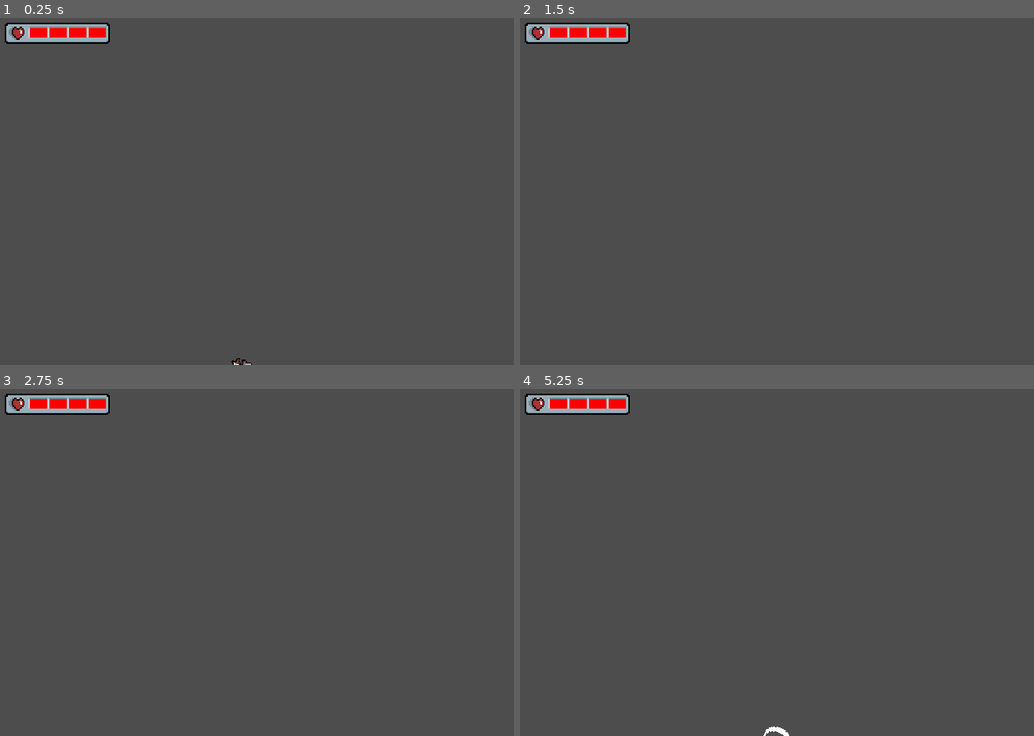
Above: before the commit, frames 1-4 (two rows, left to right).
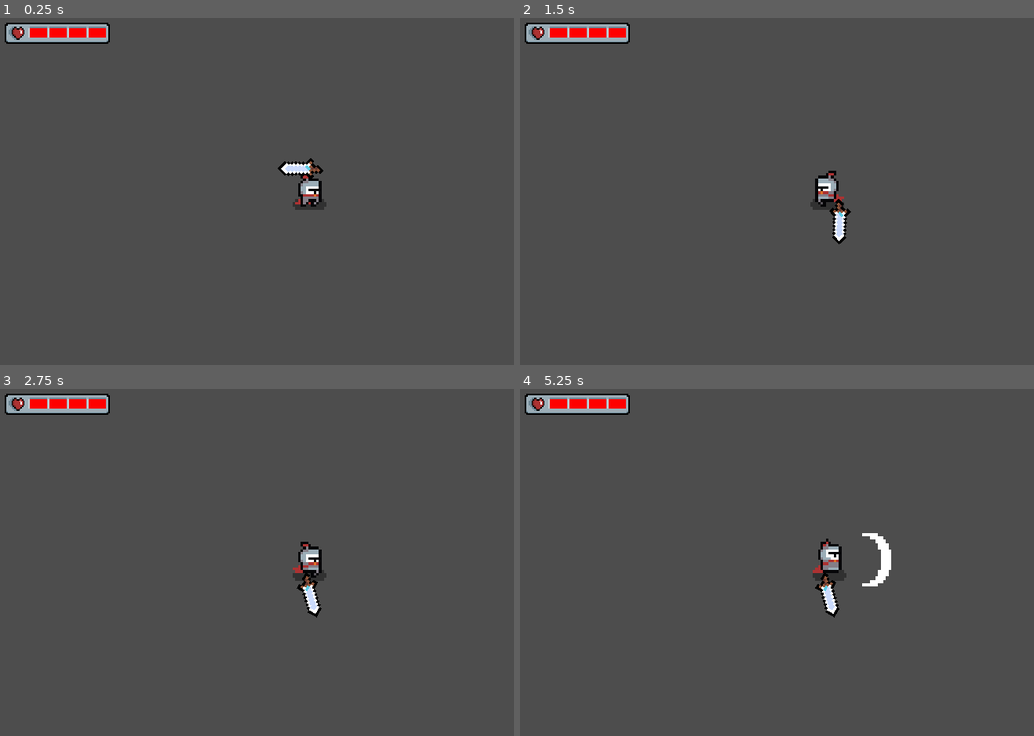
Above: after the commit, the same moments.

Repository: JNneko-S/Godot-RougelikeProject
Game: Godot game, scene res://game.tscn
Two runs of this game, one before a commit and one after it. Both use one fixed random seed, a clock stepped at 60 frames per second and the inputs below.
Inputs (mouse positions are in pixels of both pictures, inside the frame that each line leads up to):
- Up to frame 1 (0.25 s): no input
- Up to frame 2 (1.5 s): move the mouse to (967, 170) at 0.52 s; hold D (UI_Right) 0.53-1.28 s; click (967, 170) at 0.6 s; move the mouse to (705, 205) at 1.27 s; hold S (UI_Back) from 1.28 s (still down); click (705, 205) at 1.35 s
- Up to frame 3 (2.75 s): move the mouse to (370, 482) at 2.02 s; release S (UI_Back) at 2.03 s; hold D (UI_Right) from 2.03 s (still down); click (370, 482) at 2.1 s
- Up to frame 4 (5.25 s): move the mouse to (797, 631) at 2.77 s; release D (UI_Right) at 2.78 s; hold W (UI_Up) 2.78-3.53 s; click (797, 631) at 2.85 s; move the mouse to (1018, 611) at 3.52 s; hold A (UI_Left) 3.53-5.03 s; click (1018, 611) at 3.6 s; move the mouse to (638, 506) at 4.27 s; click (638, 506) at 4.35 s; move the mouse to (859, 559) at 5.02 s; hold S (UI_Back) from 5.03 s (still down); click (859, 559) at 5.1 s

The runs differ from the first frame. In frame 1, 0.8% of the frame differs, in the area x 45-64%, y 40-100%; in frame 2, 0.8%; in frame 3, 0.8%; in frame 4, 1.2%, in the area x 47-73%, y 41-100%.

Commit message:
pt8 error

Diff:
--- a/Rougelike_Project/Enemies/Enemy.gd
+++ b/Rougelike_Project/Enemies/Enemy.gd
@@ -5,7 +5,10 @@
 
 @onready var Path_timer : Timer = get_node("PathTimer")
 @onready var player : CharacterBody2D = get_tree().current_scene.get_node("Player")
-@onready var Navi_agent : NavigationAgent2D = get_parent().get_node("NavigationAgent2D")
+@onready var Navi_agent : NavigationAgent2D =get_node("NavigationAgent2D")
+
+func _ready() -> void:
+	var __ = connect("tree_exited", Callable(get_parent(), "_on_enemy_killed"))
 
 func chase() -> void:
 	if not Navi_agent.is_target_reached():
--- a/Rougelike_Project/Enemies/Flying_creature.tscn
+++ b/Rougelike_Project/Enemies/Flying_creature.tscn
@@ -279,6 +279,7 @@
 [node name="FlyingCreature" instance=ExtResource("1_yocom")]
 texture_filter = 1
 script = ExtResource("2_i12vf")
+accerelation = 5
 
 [node name="FiniteStateMachine" parent="." index="0"]
 script = ExtResource("3_n3eyt")
@@ -306,4 +307,4 @@
 }
 
 [node name="PathTimer" parent="." index="5"]
-wait_time = 0.2
+wait_time = 1.0
--- a/Rougelike_Project/Enemies/spawn_explosion.tscn
+++ b/Rougelike_Project/Enemies/spawn_explosion.tscn
@@ -34,7 +34,7 @@
 "duration": 1.0,
 "texture": SubResource("AtlasTexture_b6qyt")
 }],
-"loop": true,
+"loop": false,
 "name": &"default",
 "speed": 5.0
 }]
--- a/Rougelike_Project/Player/player.tscn
+++ b/Rougelike_Project/Player/player.tscn
@@ -516,3 +516,7 @@
 libraries = {
 "": SubResource("AnimationLibrary_apb47")
 }
+
+[node name="Camera2D" type="Camera2D" parent="." index="5"]
+ignore_rotation = false
+zoom = Vector2(2, 2)
--- a/Rougelike_Project/Rooms/Room.tscn
+++ b/Rougelike_Project/Rooms/Room.tscn
@@ -1,9 +1,7 @@
-[gd_scene load_steps=26 format=3 uid="uid://wlxa345n3fp8"]
-
+[gd_scene load_steps=28 format=3 uid="uid://wlxa345n3fp8"]
+
+[ext_resource type="Script" path="res://Rooms/Room.gd" id="1_0yd2a"]
 [ext_resource type="Texture2D" uid="uid://6si0eq5hktew" path="res://Arts/full tilemap.png" id="1_hfemv"]
-
-[sub_resource type="NavigationPolygon" id="NavigationPolygon_nlnhm"]
-source_geometry_group_name = &"navigation_polygon_source_group"
 
 [sub_resource type="NavigationPolygon" id="NavigationPolygon_2bn1v"]
 vertices = PackedVector2Array(8, 2, -8, 2, -8, -8, 8, -8)
@@ -363,19 +361,195 @@
 navigation_layer_0/layers = 1
 sources/0 = SubResource("TileSetAtlasSource_6jtp1")
 
+[sub_resource type="TileSetAtlasSource" id="TileSetAtlasSource_4x5tk"]
+texture = ExtResource("1_hfemv")
+0:0/0 = 0
+0:0/0/physics_layer_0/linear_velocity = Vector2(0, 0)
+0:0/0/physics_layer_0/angular_velocity = 0.0
+1:0/0 = 0
+1:0/0/physics_layer_0/linear_velocity = Vector2(0, 0)
+1:0/0/physics_layer_0/angular_velocity = 0.0
+2:0/0 = 0
+2:0/0/physics_layer_0/linear_velocity = Vector2(0, 0)
+2:0/0/physics_layer_0/angular_velocity = 0.0
+2:0/0/physics_layer_0/polygon_0/points = PackedVector2Array(-8, -8, -8, 8, 8, 8, 8, -8)
+3:0/0 = 0
+3:0/0/physics_layer_0/linear_velocity = Vector2(0, 0)
+3:0/0/physics_layer_0/angular_velocity = 0.0
+4:0/0 = 0
+4:0/0/physics_layer_0/linear_velocity = Vector2(0, 0)
+4:0/0/physics_layer_0/angular_velocity = 0.0
+5:0/0 = 0
+5:0/0/physics_layer_0/linear_velocity = Vector2(0, 0)
+5:0/0/physics_layer_0/angular_velocity = 0.0
+6:0/0 = 0
+6:0/0/physics_layer_0/linear_velocity = Vector2(0, 0)
+6:0/0/physics_layer_0/angular_velocity = 0.0
+7:0/0 = 0
+7:0/0/physics_layer_0/linear_velocity = Vector2(0, 0)
+7:0/0/physics_layer_0/angular_velocity = 0.0
+8:0/0 = 0
+8:0/0/physics_layer_0/linear_velocity = Vector2(0, 0)
+8:0/0/physics_layer_0/angular_velocity = 0.0
+0:1/0 = 0
+0:1/0/physics_layer_0/linear_velocity = Vector2(0, 0)
+0:1/0/physics_layer_0/angular_velocity = 0.0
+0:1/0/physics_layer_0/polygon_0/points = PackedVector2Array(-8, -8, -8, 8, 8, 8, 8, -8)
+1:1/0 = 0
+1:1/0/physics_layer_0/linear_velocity = Vector2(0, 0)
+1:1/0/physics_layer_0/angular_velocity = 0.0
+1:1/0/physics_layer_0/polygon_0/points = PackedVector2Array(-8, -8, -8, 8, 8, 8, 8, -8)
+2:1/0 = 0
+2:1/0/physics_layer_0/linear_velocity = Vector2(0, 0)
+2:1/0/physics_layer_0/angular_velocity = 0.0
+3:1/0 = 0
+3:1/0/physics_layer_0/linear_velocity = Vector2(0, 0)
+3:1/0/physics_layer_0/angular_velocity = 0.0
+4:1/0 = 0
+4:1/0/physics_layer_0/linear_velocity = Vector2(0, 0)
+4:1/0/physics_layer_0/angular_velocity = 0.0
+5:1/0 = 0
+5:1/0/physics_layer_0/linear_velocity = Vector2(0, 0)
+5:1/0/physics_layer_0/angular_velocity = 0.0
+5:1/0/physics_layer_0/polygon_0/points = PackedVector2Array(8, -8, -8, -8, -8, 8, 8, 8)
+6:1/0 = 0
+6:1/0/physics_layer_0/linear_velocity = Vector2(0, 0)
+6:1/0/physics_layer_0/angular_velocity = 0.0
+7:1/0 = 0
+7:1/0/physics_layer_0/linear_velocity = Vector2(0, 0)
+7:1/0/physics_layer_0/angular_velocity = 0.0
+8:1/0 = 0
+8:1/0/physics_layer_0/linear_velocity = Vector2(0, 0)
+8:1/0/physics_layer_0/angular_velocity = 0.0
+0:2/0 = 0
+0:2/0/physics_layer_0/linear_velocity = Vector2(0, 0)
+0:2/0/physics_layer_0/angular_velocity = 0.0
+1:2/0 = 0
+1:2/0/physics_layer_0/linear_velocity = Vector2(0, 0)
+1:2/0/physics_layer_0/angular_velocity = 0.0
+2:2/0 = 0
+2:2/0/physics_layer_0/linear_velocity = Vector2(0, 0)
+2:2/0/physics_layer_0/angular_velocity = 0.0
+3:2/0 = 0
+3:2/0/physics_layer_0/linear_velocity = Vector2(0, 0)
+3:2/0/physics_layer_0/angular_velocity = 0.0
+4:2/0 = 0
+4:2/0/physics_layer_0/linear_velocity = Vector2(0, 0)
+4:2/0/physics_layer_0/angular_velocity = 0.0
+5:2/0 = 0
+5:2/0/physics_layer_0/linear_velocity = Vector2(0, 0)
+5:2/0/physics_layer_0/angular_velocity = 0.0
+6:2/0 = 0
+6:2/0/physics_layer_0/linear_velocity = Vector2(0, 0)
+6:2/0/physics_layer_0/angular_velocity = 0.0
+8:2/0 = 0
+8:2/0/physics_layer_0/linear_velocity = Vector2(0, 0)
+8:2/0/physics_layer_0/angular_velocity = 0.0
+0:3/0 = 0
+0:3/0/physics_layer_0/linear_velocity = Vector2(0, 0)
+0:3/0/physics_layer_0/angular_velocity = 0.0
+1:3/0 = 0
+1:3/0/physics_layer_0/linear_velocity = Vector2(0, 0)
+1:3/0/physics_layer_0/angular_velocity = 0.0
+2:3/0 = 0
+2:3/0/physics_layer_0/linear_velocity = Vector2(0, 0)
+2:3/0/physics_layer_0/angular_velocity = 0.0
+3:3/0 = 0
+3:3/0/physics_layer_0/linear_velocity = Vector2(0, 0)
+3:3/0/physics_layer_0/angular_velocity = 0.0
+4:3/0 = 0
+4:3/0/physics_layer_0/linear_velocity = Vector2(0, 0)
+4:3/0/physics_layer_0/angular_velocity = 0.0
+5:3/0 = 0
+5:3/0/physics_layer_0/linear_velocity = Vector2(0, 0)
+5:3/0/physics_layer_0/angular_velocity = 0.0
+6:3/0 = 0
+6:3/0/physics_layer_0/linear_velocity = Vector2(0, 0)
+6:3/0/physics_layer_0/angular_velocity = 0.0
+8:3/0 = 0
+8:3/0/physics_layer_0/linear_velocity = Vector2(0, 0)
+8:3/0/physics_layer_0/angular_velocity = 0.0
+3:4/0 = 0
+3:4/0/physics_layer_0/linear_velocity = Vector2(0, 0)
+3:4/0/physics_layer_0/angular_velocity = 0.0
+4:4/0 = 0
+4:4/0/physics_layer_0/linear_velocity = Vector2(0, 0)
+4:4/0/physics_layer_0/angular_velocity = 0.0
+6:4/0 = 0
+6:4/0/physics_layer_0/linear_velocity = Vector2(0, 0)
+6:4/0/physics_layer_0/angular_velocity = 0.0
+7:4/0 = 0
+7:4/0/physics_layer_0/linear_velocity = Vector2(0, 0)
+7:4/0/physics_layer_0/angular_velocity = 0.0
+8:4/0 = 0
+8:4/0/physics_layer_0/linear_velocity = Vector2(0, 0)
+8:4/0/physics_layer_0/angular_velocity = 0.0
+3:5/0 = 0
+3:5/0/physics_layer_0/linear_velocity = Vector2(0, 0)
+3:5/0/physics_layer_0/angular_velocity = 0.0
+4:5/0 = 0
+4:5/0/physics_layer_0/linear_velocity = Vector2(0, 0)
+4:5/0/physics_layer_0/angular_velocity = 0.0
+6:5/0 = 0
+6:5/0/physics_layer_0/linear_velocity = Vector2(0, 0)
+6:5/0/physics_layer_0/angular_velocity = 0.0
+7:5/0 = 0
+7:5/0/physics_layer_0/linear_velocity = Vector2(0, 0)
+7:5/0/physics_layer_0/angular_velocity = 0.0
+8:5/0 = 0
+8:5/0/physics_layer_0/linear_velocity = Vector2(0, 0)
+8:5/0/physics_layer_0/angular_velocity = 0.0
+1:6/0 = 0
+1:6/0/physics_layer_0/linear_velocity = Vector2(0, 0)
+1:6/0/physics_layer_0/angular_velocity = 0.0
+2:6/0 = 0
+2:6/0/physics_layer_0/linear_velocity = Vector2(0, 0)
+2:6/0/physics_layer_0/angular_velocity = 0.0
+3:6/0 = 0
+3:6/0/physics_layer_0/linear_velocity = Vector2(0, 0)
+3:6/0/physics_layer_0/angular_velocity = 0.0
+4:6/0 = 0
+4:6/0/physics_layer_0/linear_velocity = Vector2(0, 0)
+4:6/0/physics_layer_0/angular_velocity = 0.0
+5:6/0 = 0
+5:6/0/physics_layer_0/linear_velocity = Vector2(0, 0)
+5:6/0/physics_layer_0/angular_velocity = 0.0
+7:6/0 = 0
+7:6/0/physics_layer_0/linear_velocity = Vector2(0, 0)
+7:6/0/physics_layer_0/angular_velocity = 0.0
+8:6/0 = 0
+8:6/0/physics_layer_0/linear_velocity = Vector2(0, 0)
+8:6/0/physics_layer_0/angular_velocity = 0.0
+1:7/0 = 0
+1:7/0/physics_layer_0/linear_velocity = Vector2(0, 0)
+1:7/0/physics_layer_0/angular_velocity = 0.0
+2:7/0 = 0
+2:7/0/physics_layer_0/linear_velocity = Vector2(0, 0)
+2:7/0/physics_layer_0/angular_velocity = 0.0
+5:7/0 = 0
+5:7/0/physics_layer_0/linear_velocity = Vector2(0, 0)
+5:7/0/physics_layer_0/angular_velocity = 0.0
+
+[sub_resource type="TileSet" id="TileSet_wealw"]
+physics_layer_0/collision_layer = 1
+sources/0 = SubResource("TileSetAtlasSource_4x5tk")
+
 [node name="Room" type="Node2D"]
-
-[node name="NavigationRegion2D" type="NavigationRegion2D" parent="."]
-navigation_polygon = SubResource("NavigationPolygon_nlnhm")
-
-[node name="TileMap" type="TileMap" parent="NavigationRegion2D"]
+texture_filter = 1
+script = ExtResource("1_0yd2a")
+
+[node name="TileMap" type="TileMap" parent="."]
 tile_set = SubResource("TileSet_1duc5")
 format = 2
 
-[node name="TileMap2" type="TileMap" parent="NavigationRegion2D"]
+[node name="TileMap2" type="TileMap" parent="."]
 tile_set = SubResource("TileSet_1duc5")
 format = 2
 
+[node name="FurnitureTileMap" type="TileMap" parent="."]
+tile_set = SubResource("TileSet_wealw")
+format = 2
+
 [node name="Entrance" type="Node2D" parent="."]
 
 [node name="Doors" type="Node2D" parent="."]
@@ -383,3 +557,7 @@
 [node name="EnemyPositions" type="Node2D" parent="."]
 
 [node name="PlayerDetector" type="Area2D" parent="."]
+collision_layer = 0
+collision_mask = 2
+
+[connection signal="body_entered" from="PlayerDetector" to="." method="_on_PlayerDetector_body_entered"]
--- a/Rougelike_Project/game.gd
+++ b/Rougelike_Project/game.gd
@@ -2,6 +2,8 @@
 
 var arrow = load("res://Arts/ui (new)/crosshair_3.png")
 
-# Called when the node enters the scene tree for the first time.
+func _init() -> void:
+	randomize()
+
 func _ready():
 	Input.set_custom_mouse_cursor(arrow)
--- a/Rougelike_Project/game.tscn
+++ b/Rougelike_Project/game.tscn
@@ -1,10 +1,11 @@
-[gd_scene load_steps=6 format=3 uid="uid://cbic8wjvjppqv"]
+[gd_scene load_steps=7 format=3 uid="uid://cbic8wjvjppqv"]
 
 [ext_resource type="Script" path="res://game.gd" id="1_bm5dk"]
 [ext_resource type="PackedScene" uid="uid://bka0tlem72mwh" path="res://Player/player.tscn" id="1_cgjrj"]
 [ext_resource type="Script" path="res://UI.gd" id="2_ec5dv"]
 [ext_resource type="Texture2D" uid="uid://b5is07hmjmxfu" path="res://Arts/ui (new)/progress bar.png" id="3_qs8t1"]
 [ext_resource type="Texture2D" uid="uid://bilwlm4ef4gfx" path="res://Arts/ui (new)/health_ui.png" id="4_176mf"]
+[ext_resource type="Script" path="res://Room.gd" id="5_q6lld"]
 
 [node name="Game" type="Node2D"]
 texture_filter = 1
@@ -26,9 +27,12 @@
 
 [node name="Rooms" type="Node2D" parent="."]
 
+[node name="Room" type="Node2D" parent="."]
+script = ExtResource("5_q6lld")
+
 [node name="Player" parent="." instance=ExtResource("1_cgjrj")]
 y_sort_enabled = true
-position = Vector2(192, 272)
+position = Vector2(192, 72)
 max_hp = 4
 hp = 4
 
Not shown: 2 places in Rougelike_Project/Rooms/Room.tscn that only renumber resources
